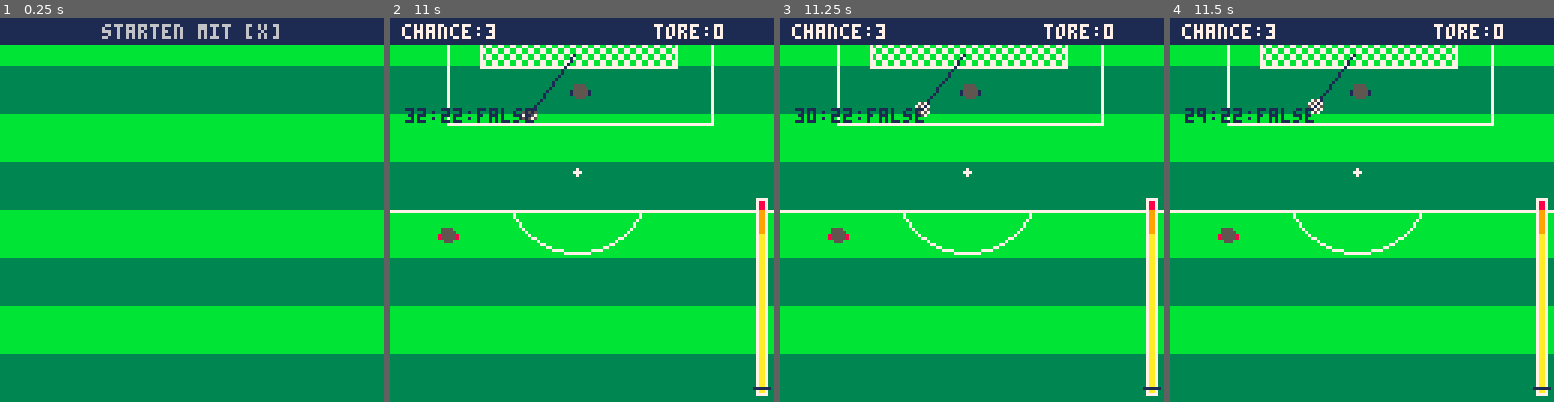
Above: before the commit, frames 1-4 (left to right).
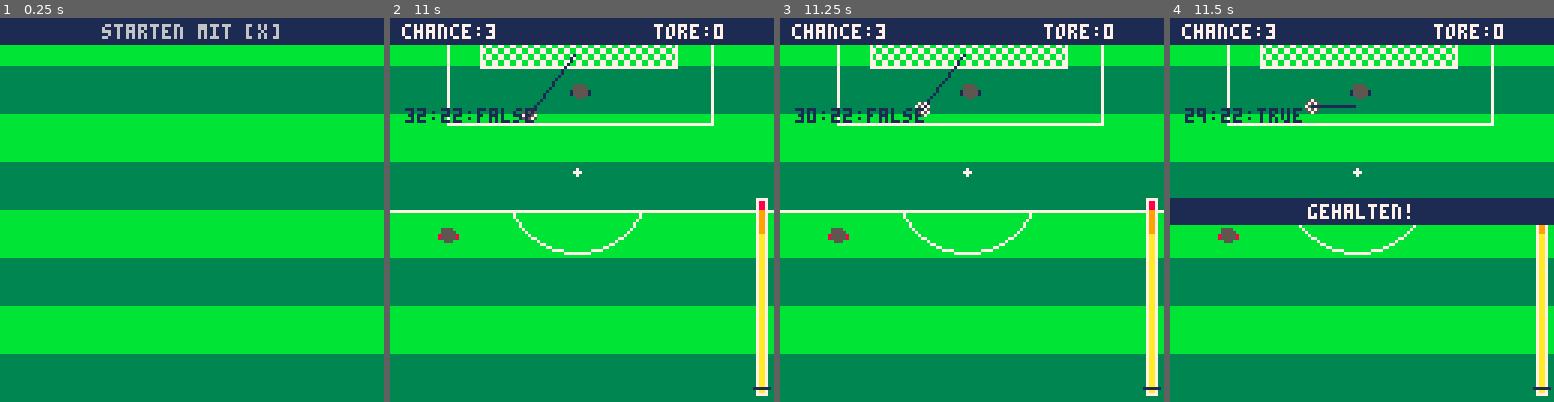
Above: after the commit, the same moments.

Repository: zothynine/torchance
Game: PICO-8 cartridge elfmeter.p8
Two runs of this game, one before a commit and one after it. Both use one fixed random seed, a clock stepped at 60 frames per second and the inputs below.
Inputs:
- Up to frame 1 (0.25 s): no input
- Up to frame 2 (11 s): tap X (X key) at 0.33, 1.07, 1.85, 2.97, 4.08, 5.2, 6.32, 7.43, 8.55, 9.67, 10.78 s; tap O (Z key) at 0.7, 1.7, 2.1, 2.5, 2.9, 3.3, 3.7, 4.1, 4.5, 4.9, 5.3, 5.7, 6.1, 6.5, 6.9, 7.3, 7.7, 8.1, 8.5, 8.9, 9.3, 9.7, 10.1, 10.5, 10.9 s
- Up to frame 3 (11.25 s): no input
- Up to frame 4 (11.5 s): tap O (Z key) at 11.3 s

Frames 1-3 are identical in both runs. In frame 4, 7.3% of the frame differs, in the area x 0-100%, y 9-54%.

Commit message:
WIP2 goalie catch

Diff:
--- a/elfmeter.p8
+++ b/elfmeter.p8
@@ -252,22 +252,23 @@
 			ball.ang = atan2(aiming.x-ball.x, ball.miny-ball.y)
 			ball.x = ball.x + ballspeed * cos(ball.ang)
 			ball.y = ball.y + ballspeed * sin(ball.ang)
-			if (ball.y < ball.miny) ball.y = ball.miny
-
-		else
-
-			--after kicking
-			--find out if catched or missed
-
-			if ball.y < 16 then
-
- 			if flr(ball.y)==flr(goalie.y) then
+
+ 			if flr(ball.y-3)<=flr(goalie.y+4) then
  						--and ball.x>=golie.x
  						--and ball.x <= goalie.x+7 then
  					ball.miny = ball.y
  					goalie.catch = true
-
-				elseif ball.x == 30
+ 			end
+
+			if (ball.y < ball.miny) ball.y = ball.miny
+
+		else
+
+			--after kicking
+			--find out if catched or missed
+			if ball.y < 16 then
+
+				if ball.x == 30
 							or ball.x == 95 then
 
 						shot.outside = false
